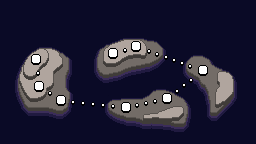
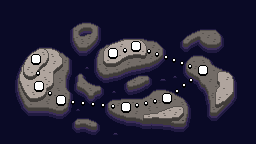
Layers edited between the first and the second w=256, h=144 image:
painted on "Calque 1 copie 2" over (x1=27, y1=52, x2=45, y2=73)
painted on "Calque 1 copie" over (x1=27, y1=44, x2=229, y2=117)
painted on "Calque 1" over (x1=30, y1=23, x2=221, y2=127)
painted on "Calque 2" over (x1=76, y1=67, x2=177, y2=135)
